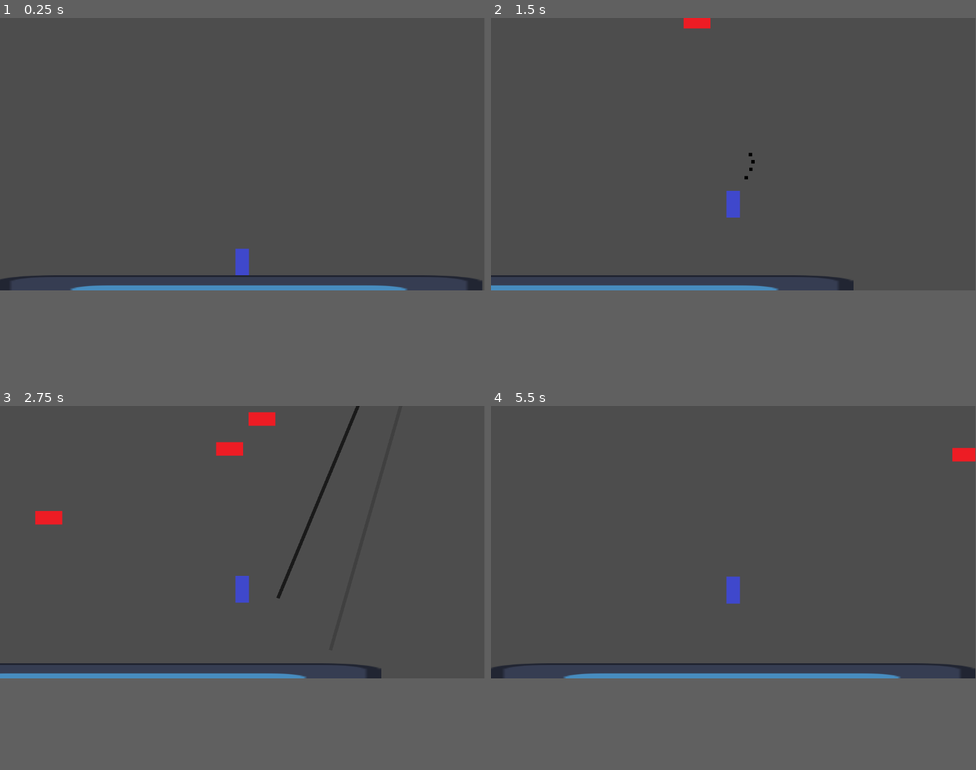
Above: before the commit, frames 1-4 (two rows, left to right).
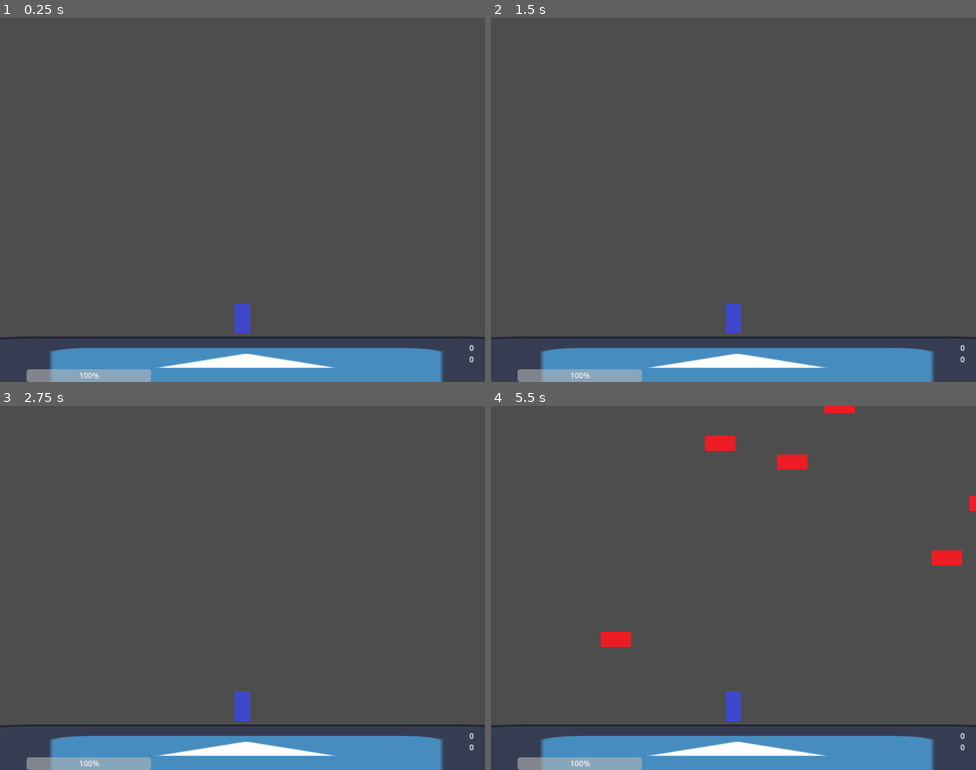
Above: after the commit, the same moments.

Repository: notMSB/bunk
Game: Godot game, scene res://scenes/game.tscn
The game is run twice, just before and just after one commit, with the same random seed, the same clock (stepped at 60 frames per second) and the same inputs. The engine's default icon, where the game draws it, is replaced by a stand-in: a white triangle on a blue panel in a dark square.
Inputs (mouse positions are in pixels of both pictures, inside the frame that each line leads up to):
- Up to frame 1 (0.25 s): no input
- Up to frame 2 (1.5 s): tap Enter at 0.5 s; move the mouse to (840, 141) at 0.52 s; press the mouse at (840, 141) at 0.53 s; hold Right (ui_right) from 0.53 s (still down); tap Space (jump) at 0.77, 1.07 s; tap Up (swap) at 0.8, 1.35 s; move the mouse to (636, 167) at 1.27 s; release the mouse at (636, 167) at 1.28 s
- Up to frame 3 (2.75 s): tap Space (jump) at 1.52, 1.55, 1.82, 2.1 s; move the mouse to (291, 482) at 2.02 s; release Right (ui_right) at 2.03 s; press the mouse at (291, 482) at 2.03 s; hold Left (ui_left) from 2.03 s (still down)
- Up to frame 4 (5.5 s): move the mouse to (709, 595) at 2.77 s; release Left (ui_left) at 2.78 s; release the mouse at (709, 595) at 2.78 s; hold Right (ui_right) 2.78-4.28 s; click (709, 595) at 2.85 s; tap Space (jump) at 3.02, 3.32, 3.77, 3.8, 4.07, 4.52, 4.82 s; tap Up (swap) at 3.05, 3.6, 5.1 s; move the mouse to (879, 584) at 3.52 s; move the mouse to (588, 500) at 4.27 s; hold Left (ui_left) 4.28-5.03 s; click (588, 500) at 4.35 s; move the mouse to (757, 540) at 5.02 s; hold Right (ui_right) from 5.03 s (still down)
In our replay, the window is 799x449 before the commit and 800x600 after it. These sizes can differ from the game's own. Grey fills any space a smaller window leaves; there, only what the larger window draws over its background counts as a difference.

The runs differ from the first frame. In frame 1, 10% of the frame differs, in the area x 0-100%, y 63-100%; in frame 2, 10%; in frame 3, 11%; in frame 4, 12%, in the area x 0-100%, y 0-100%.
Error after the commit: Compile Error: (res://scripts/player.gd:-1)

Commit message:
physics changes

Diff:
--- a/project.godot
+++ b/project.godot
@@ -14,6 +14,17 @@
 run/main_scene="res://scenes/game.tscn"
 config/features=PackedStringArray("4.1", "Forward Plus")
 config/icon="res://icon.svg"
+
+[autoload]
+
+Global="*res://scripts/global.gd"
+
+[display]
+
+window/size/viewport_width=1024
+window/size/viewport_height=768
+window/stretch/mode="canvas_items"
+window/stretch/aspect="ignore"
 
 [filesystem]
 
@@ -58,6 +69,9 @@
 "deadzone": 0.5,
 "events": [Object(InputEventKey,"resource_local_to_scene":false,"resource_name":"","device":-1,"window_id":0,"alt_press …(182 unchanged characters)…
 , Object(InputEventKey,"resource_local_to_scene":false,"resource_name":"","device":-1,"window_id":0,"alt_pressed":false,"shift_pressed":false,"ctrl_pressed":false,"meta_pressed":false,"pressed":false,"keycode":0,"physical_keycode":87,"key_label":0,"unicode":119,"echo":false,"script":null)
+, Object(InputEventKey,"resource_local_to_scene":false,"resource_name":"","device":-1,"window_id":0,"alt_pressed":false,"shift_pressed":false,"ctrl_pressed":false,"meta_pressed":false,"pressed":false,"keycode":0,"physical_keycode":4194322,"key_label":0,"unicode":0,"echo":false,"script":null)
+, Object(InputEventMouseButton,"resource_local_to_scene":false,"resource_name":"","device":-1,"window_id":0,"alt_pressed":false,"shift_pressed":false,"ctrl_pressed":false,"meta_pressed":false,"button_mask":0,"position":Vector2(0, 0),"global_position":Vector2(0, 0),"factor":1.0,"button_index":4,"canceled":false,"pressed":false,"double_click":false,"script":null)
+, Object(InputEventMouseButton,"resource_local_to_scene":false,"resource_name":"","device":-1,"window_id":0,"alt_pressed":false,"shift_pressed":false,"ctrl_pressed":false,"meta_pressed":false,"button_mask":0,"position":Vector2(0, 0),"global_position":Vector2(0, 0),"factor":1.0,"button_index":5,"canceled":false,"pressed":false,"double_click":false,"script":null)
 ]
 }
 
--- a/scenes/enemy.tscn
+++ b/scenes/enemy.tscn
@@ -29,6 +29,7 @@
 collision_layer = 16
 
 [node name="PlatformShape" type="CollisionShape2D" parent="PlatformBody"]
+visible = false
 position = Vector2(0, -14)
 shape = SubResource("RectangleShape2D_b1x6j")
 one_way_collision = true
--- a/scenes/game.tscn
+++ b/scenes/game.tscn
@@ -1,16 +1,79 @@
-[gd_scene load_steps=6 format=3 uid="uid://bqjvptpborfyo"]
+[gd_scene load_steps=9 format=3 uid="uid://bqjvptpborfyo"]
 
 [ext_resource type="PackedScene" uid="uid://0yy4i0l8ajh1" path="res://scenes/player.tscn" id="1_5bqmq"]
+[ext_resource type="Script" path="res://scripts/ui_controller.gd" id="1_5j3ue"]
+[ext_resource type="Texture2D" uid="uid://cqs150rvatyft" path="res://assets/sprites/circle.png" id="1_56y1r"]
 [ext_resource type="Script" path="res://scripts/spawner.gd" id="1_d5fe3"]
 [ext_resource type="Texture2D" uid="uid://c8q25evlvcbfo" path="res://icon.svg" id="2_r4sw2"]
 [ext_resource type="PackedScene" uid="uid://cydvsy2fg6d5e" path="res://scenes/enemy.tscn" id="3_ju45p"]
+[ext_resource type="Script" path="res://scripts/floor.gd" id="4_spiml"]
 
 [sub_resource type="RectangleShape2D" id="RectangleShape2D_8oyl6"]
-size = Vector2(1147, 95)
+size = Vector2(1200, 95)
 
 [node name="Game" type="Node2D"]
 
-[node name="Projectiles" type="Node2D" parent="."]
+[node name="UI" type="CanvasLayer" parent="."]
+offset = Vector2(0, 120)
+transform = Transform2D(1, 0, 0, 1, 0, 120)
+script = ExtResource("1_5j3ue")
+
+[node name="Health" type="Node2D" parent="UI"]
+visible = false
+
+[node name="1" type="Sprite2D" parent="UI/Health"]
+modulate = Color(1, 0, 0, 1)
+position = Vector2(548, 635)
+scale = Vector2(0.05, 0.05)
+texture = ExtResource("1_56y1r")
+
+[node name="2" type="Sprite2D" parent="UI/Health"]
+modulate = Color(1, 0, 0, 1)
+position = Vector2(578, 635)
+scale = Vector2(0.05, 0.05)
+texture = ExtResource("1_56y1r")
+
+[node name="3" type="Sprite2D" parent="UI/Health"]
+modulate = Color(1, 0, 0, 1)
+position = Vector2(608, 635)
+scale = Vector2(0.05, 0.05)
+texture = ExtResource("1_56y1r")
+
+[node name="Consumable" type="Node2D" parent="UI"]
+visible = false
+position = Vector2(-136, 0)
+
+[node name="1" type="Sprite2D" parent="UI/Consumable"]
+modulate = Color(0, 0, 1, 1)
+position = Vector2(1132, 635)
+scale = Vector2(0.05, 0.05)
+texture = ExtResource("1_56y1r")
+
+[node name="Height" type="Node2D" parent="UI"]
+position = Vector2(16, 0)
+
+[node name="Current" type="Label" parent="UI/Height"]
+offset_left = 945.0
+offset_top = 589.0
+offset_right = 1016.0
+offset_bottom = 615.0
+text = "0"
+horizontal_alignment = 1
+
+[node name="High" type="Label" parent="UI/Height"]
+offset_left = 945.0
+offset_top = 565.0
+offset_right = 1016.0
+offset_bottom = 591.0
+text = "0"
+horizontal_alignment = 1
+
+[node name="FuelBar" type="ProgressBar" parent="UI"]
+offset_left = 56.0
+offset_top = 621.0
+offset_right = 319.0
+offset_bottom = 648.0
+value = 100.0
 
 [node name="Spawner" type="Node2D" parent="."]
 script = ExtResource("1_d5fe3")
@@ -23,12 +86,13 @@
 position = Vector2(64, 688)
 collision_layer = 8
 collision_mask = 7
+script = ExtResource("4_spiml")
 
 [node name="CollisionShape2D" type="CollisionShape2D" parent="Floor"]
-position = Vector2(517.5, -15.5)
+position = Vector2(530, -15.5)
 shape = SubResource("RectangleShape2D_8oyl6")
 
 [node name="Sprite2D" type="Sprite2D" parent="Floor"]
-position = Vector2(515, 0)
-scale = Vector2(9.04688, 1)
+position = Vector2(531, 0)
+scale = Vector2(9.375, 1)
 texture = ExtResource("2_r4sw2")
--- a/scenes/player.tscn
+++ b/scenes/player.tscn
@@ -21,7 +21,7 @@
 [node name="Camera2D" type="Camera2D" parent="."]
 offset = Vector2(0, -250)
 drag_vertical_enabled = true
-drag_top_margin = 1.0
+drag_top_margin = 0.8
 drag_bottom_margin = 1.0
 
 [node name="Weapon" type="Node2D" parent="."]
@@ -29,3 +29,5 @@
 [node name="laser_gun" parent="Weapon" instance=ExtResource("3_5i3k8")]
 
 [node name="basic_gun" parent="Weapon" instance=ExtResource("3_dpfgx")]
+
+[node name="Projectiles" type="Node" parent="."]
--- a/scripts/bullet.gd
+++ b/scripts/bullet.gd
@@ -1,7 +1,7 @@
 extends Area2D
 
 var direction = Vector2()
-var speed = 500
+var speed = 750
 
 func fire(goalPos, startPos):
 	global_position = startPos
--- a/scripts/crab_ai.gd
+++ b/scripts/crab_ai.gd
@@ -7,7 +7,7 @@
 
 # Called every frame. 'delta' is the elapsed time since the previous frame.
 func _process(_delta):
-	if !changed and enemy.global_position.distance_to(player.global_position) < 400:
+	if !changed and  !enemy.killTimerSet and enemy.global_position.distance_to(player.global_position) < 400:
 		var direction = (player.global_position - enemy.global_position).normalized()
 		enemy.velocity.x = direction.x
 		enemy.velocity.y = direction.y
--- a/scripts/enemy.gd
+++ b/scripts/enemy.gd
@@ -19,7 +19,7 @@
 
 func _physics_process(delta):
 	move_and_slide()
-	if camera and position.y > (camera.get_screen_center_position().y + 320):
+	if camera and position.y > camera.get_screen_center_position().y + 400 and velocity.y >= 0:
 		if isPlatform and velocity.y <= DEFAULT_VELOCITY: velocity.y = 0
 		killTimerSet = true
 		#queue_free()
@@ -51,6 +51,11 @@
 	boostTimerSet = true
 	velocity.y -= BOOST_MOD * value
 
+func unboost():
+	boostTimerSet = false
+	velocity.y = DEFAULT_VELOCITY
+
 func _on_contact_damage_body_entered(body):
+	print("h")
 	if $ContactDamage.visible and body.collision_layer == 1: #damage player
 		get_tree().reload_current_scene()
--- a/scripts/player.gd
+++ b/scripts/player.gd
@@ -1,63 +1,93 @@
 extends CharacterBody2D
 
+@onready var UI = get_node("../UI")
+
+var scoreModifier = 600
+
 const SPEED = 300.0
-const JUMP_VELOCITY = -500.0
+const JUMP_VELOCITY = -625.0
 
 const PLATFORM_LAYER = 16
 
-const BOTTOM_MOD = 50
+const BOTTOM_MOD = 150
 
-const BOOSTLIMIT = -200
-var jumpBoost = 0
+#const BOOSTLIMIT = -200
+#var jumpBoost = 0
 
-var cooldown = 0
+const MAX_FUEL = 100
+const FUEL_THRESHOLD = 50
+var fuel = MAX_FUEL
+
+const COYOTE_TIME = 5
+var currentCoyote = COYOTE_TIME
+
+var weaponCooldown = 0
 
 var currentPlatform = null
 
-# Get the gravity from the project settings to be synced with RigidBody nodes.
 var gravity = ProjectSettings.get_setting("physics/2d/default_gravity")
 
 func _physics_process(delta):
+	UI.set_height(scoreModifier, position.y)
+	weaponCooldown = max(weaponCooldown - delta, 0)
 	if position.y > $Camera2D.get_screen_center_position().y - $Camera2D.offset.y + BOTTOM_MOD:
+		var runScore = UI.get_height()
+		if runScore > Global.score: Global.score = runScore
 		get_tree().reload_current_scene()
-	if not is_on_floor():
+	if !is_on_floor():
 		velocity.y += gravity * delta
-		jumpBoost = 0
+		if currentCoyote > 0: currentCoyote -= 1
+	else:
+		currentCoyote = COYOTE_TIME
+		set_platform() #Set a platform which descends when jumping off
+		if fuel < MAX_FUEL:
+			fuel += 1
+			UI.set_fuel(fuel)
+
 	if Input.is_action_just_pressed("swap"):
 		$Weapon.move_child($Weapon.get_child(0), 1)
-		cooldown = $Weapon.get_child(0).COOLDOWN
-	if Input.is_action_pressed("down") and is_on_floor():
-		jumpBoost -= 2
-	if Input.is_action_just_pressed("jump") and is_on_floor():
-		jump()
+		weaponCooldown = $Weapon.get_child(0).COOLDOWN
+	if Input.is_action_just_pressed("down") and is_on_floor(): plat_drop()
+	#if Input.is_action_pressed("down") and is_on_floor():
+	#	jumpBoost -= 2
 	var direction = Input.get_axis("ui_left", "ui_right")
+	var speedVal = max(SPEED, abs(velocity.x)-5)
 	if direction:
-		velocity.x = direction * SPEED
+		velocity.x = direction * speedVal
 	else:
-		velocity.x = move_toward(velocity.x, 0, SPEED)
-
-	cooldown -= delta
-	if Input.is_action_pressed("shoot") and cooldown <= 0:
+		velocity.x = move_toward(velocity.x, 0, speedVal)
+	if Input.is_action_just_pressed("jump"): jump()
+	if Input.is_action_just_released("jump") and velocity.y < 0:
+		velocity.y = 0
+		if currentPlatform:
+			currentPlatform.unboost()
+			currentPlatform = null
+	if Input.is_action_pressed("shoot") and weaponCooldown <= 0:
 		var shot = $Weapon.get_child(0).Projectile.instantiate()
-		get_node("../Projectiles").add_child(shot)
+		$Projectiles.add_child(shot)
 
 		shot.fire(get_global_mouse_position(), global_position)
-		cooldown = $Weapon.get_child(0).COOLDOWN
-
-	#Set a platform which descends when jumping off
-	if !is_on_floor(): currentPlatform = null
-	else:
-		for i in get_slide_collision_count():
-		#print(get_slide_collision(i).get_collider().name)
-			var col = get_slide_collision(i).get_collider()
-			if col == null: currentPlatform = null
-			elif col.collision_layer == PLATFORM_LAYER:
-				currentPlatform = col.get_parent()
-
+		weaponCooldown = $Weapon.get_child(0).COOLDOWN
 
 	move_and_slide()
 
+func set_platform():
+	for i in get_slide_collision_count():
+		#print(get_slide_collision(i).get_collider().name)
+		var col = get_slide_collision(i).get_collider()
+		if col.collision_layer == PLATFORM_LAYER:
+			currentPlatform = col.get_parent()
+
 func jump():
-	velocity.y = JUMP_VELOCITY + max(jumpBoost, BOOSTLIMIT)
-	if currentPlatform: currentPlatform.boost(JUMP_VELOCITY + max(jumpBoost, BOOSTLIMIT))
-	currentPlatform = null
+	if currentCoyote > 0:
+		currentCoyote = 0
+		velocity.y = JUMP_VELOCITY
+		if currentPlatform: currentPlatform.boost(JUMP_VELOCITY)
+	elif fuel >= FUEL_THRESHOLD:
+		velocity.y = JUMP_VELOCITY/2
+		velocity.x *= 2
+		fuel -= FUEL_THRESHOLD
+		UI.set_fuel(fuel)
+
+func plat_drop():
+	position.y += 4
--- a/scripts/spawner.gd
+++ b/scripts/spawner.gd
@@ -8,6 +8,8 @@
 const BOTTOM_LIMIT = 300
 const LEFT_LIMIT = 600
 const RIGHT_LIMIT = 600
+
+const TOP_SPAWN = 500
 
 const TIMER_START = .8
 var timer = TIMER_START
@@ -34,4 +36,4 @@
 		newEnemy.global_position = Vector2(CAMERA.get_screen_center_position().x + RIGHT_LIMIT, yPos)
 		newEnemy.velocity.x = -100
 	else:
-		newEnemy.global_position = Vector2(xPos, CAMERA.get_screen_center_position().y - 350)
+		newEnemy.global_position = Vector2(xPos, CAMERA.get_screen_center_position().y - TOP_SPAWN)
Not shown, changed: export_presets.cfg
